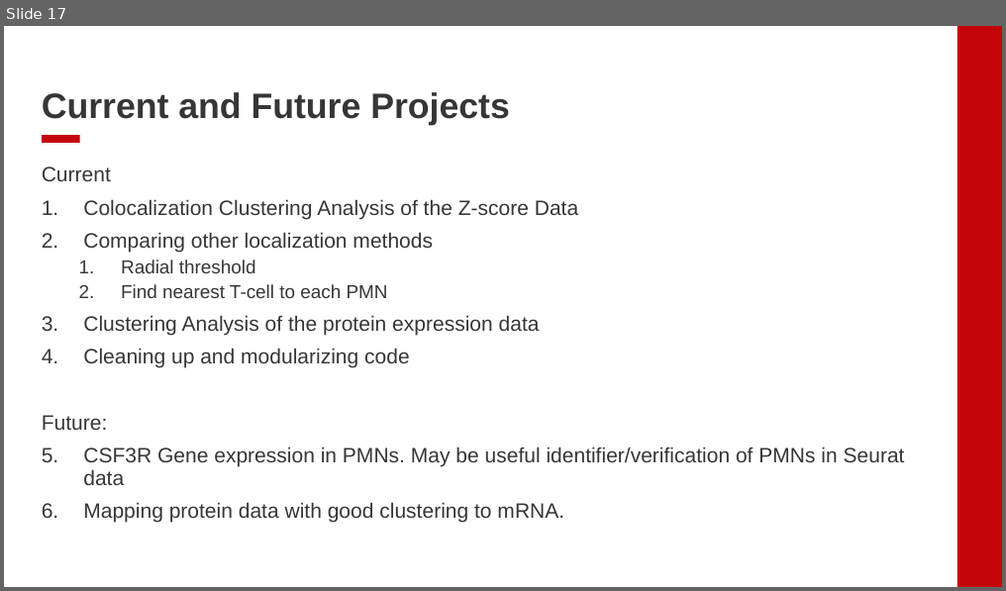
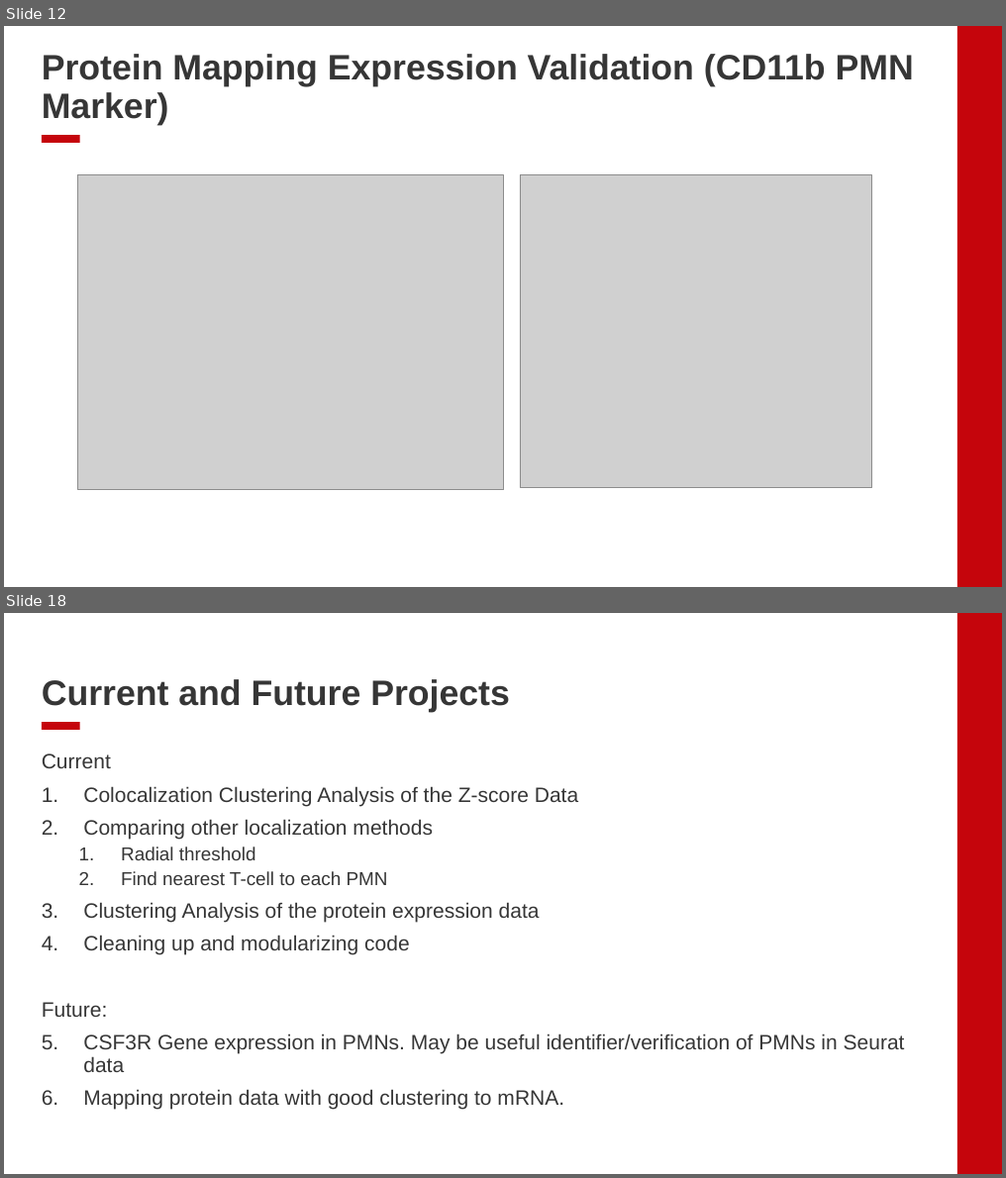
Before and after one commit to EDJohns/2025-Dinh-Lab-Research-Project, a slide deck: Shapiro 2025 Project/Weekly Updates/Week 4 Updates.pptx. Shown one above the other, each under a label of ours: slide 17 before the commit, slides 12 and 18 after it; the slides between them are not shown. The pictures are 1006x591 and 1006x1178 pixels, drawn with LibreOffice and Linux fonts; fonts in the diff are those of the drawing; grey boxes stand for pictures; background and template pictures are left out. Boxes give left, top, right and bottom in pixels: in the first picture for what was removed or moved away, otherwise in the second. Text is boxed around its words. In the diff, an @@ line names an element or a change of style, - is before the commit and + after.

```diff
--- a/Shapiro 2025 Project/Weekly Updates/Week 4 Updates.pptx
+++ b/Shapiro 2025 Project/Weekly Updates/Week 4 Updates.pptx
@@ slide 12 added at [4,26,1002,587], background #FFFFFF; not listed: 2 template elements that a slide beside it also shows @@
@@ title added at [42,54,914,125], 34 pt, text #363636, bold @@
+Protein Mapping Expression Validation (CD11b PMN Marker)
@@ picture added at [78,174,504,490] @@
@@ picture added at [520,174,872,488] @@
@@ what was slide 17 is now slide 18 @@
```
Also in this commit, not shown: 3 slides changed, 3 other slides added, 3 slides removed.
